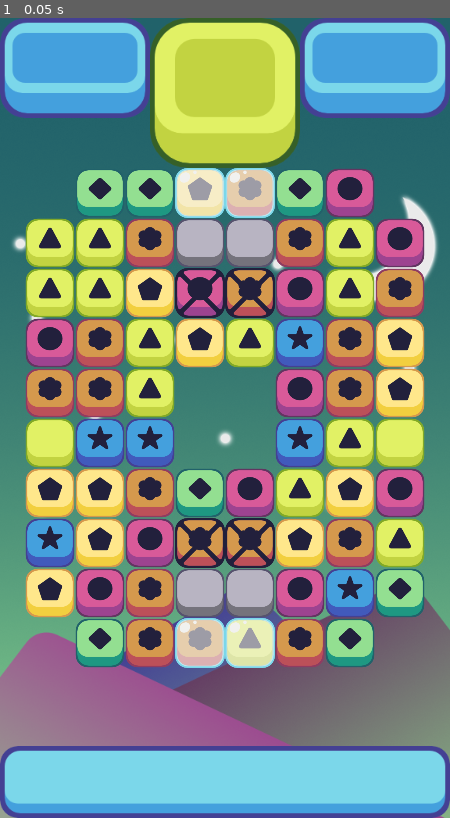
Above: before the commit, frame 1.
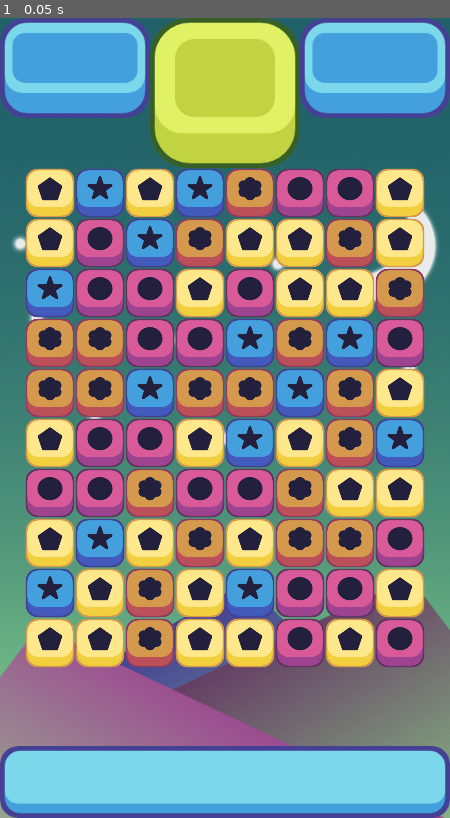
Above: after the commit, the same moment.

Repository: DeXoteric/G_Match3
Game: Godot game, scene res://scenes/GameWIndow.tscn
Same seed, same stepped clock (60 frames per second), same inputs: the game is played once before the commit and once after it.
Inputs:
- Up to frame 1 (0.05 s): no input

The runs differ from the first frame. In frame 1, 37% of the frame differs, in the area x 5-95%, y 18-82%.

Commit message:
Taft Episode 27

Diff:
--- a/G_Match3/scenes/GameWIndow.tscn
+++ b/G_Match3/scenes/GameWIndow.tscn
@@ -44,11 +44,6 @@
 y_start = 800
 offset = 64
 y_offset = 3
-empty_spaces = PoolVector2Array( 0, 0, 7, 0, 0, 9, 7, 9, 3, 4, 3, 5, 4, 4, 4, 5 )
-ice_spaces = PoolVector2Array( 3, 0, 4, 0, 3, 9, 4, 9 )
-lock_spaces = PoolVector2Array( 3, 2, 4, 2, 3, 7, 4, 7 )
-concrete_spaces = PoolVector2Array( 3, 1, 4, 1, 3, 8, 4, 8 )
-slime_spaces = PoolVector2Array( 0, 4, 7, 4 )
 
 [node name="IceHolder" type="Node2D" parent="."]
 script = ExtResource( 5 )
--- /dev/null
+++ b/G_Match3/scenes/levels/Level1.tscn
@@ -0,0 +1,5 @@
+[gd_scene load_steps=2 format=2]
+
+[ext_resource path="res://scenes/GameWIndow.tscn" type="PackedScene" id=1]
+
+[node name="Level1" instance=ExtResource( 1 )]
--- a/G_Match3/scripts/ConcreteHolder.gd
+++ b/G_Match3/scripts/ConcreteHolder.gd
@@ -25,9 +25,10 @@
 	concrete_pieces[board_position.x][board_position.y] = current
 
 func _on_Grid_damage_concrete(board_position):
-	if concrete_pieces[board_position.x][board_position.y] != null:
-		concrete_pieces[board_position.x][board_position.y].take_damage(1)
-		if concrete_pieces[board_position.x][board_position.y].health <= 0:
-			concrete_pieces[board_position.x][board_position.y].queue_free()
-			concrete_pieces[board_position.x][board_position.y] = null
-			emit_signal("remove_concrete", board_position)
+	if concrete_pieces.size() != 0:
+		if concrete_pieces[board_position.x][board_position.y] != null:
+			concrete_pieces[board_position.x][board_position.y].take_damage(1)
+			if concrete_pieces[board_position.x][board_position.y].health <= 0:
+				concrete_pieces[board_position.x][board_position.y].queue_free()
+				concrete_pieces[board_position.x][board_position.y] = null
+				emit_signal("remove_concrete", board_position)
--- a/G_Match3/scripts/Grid.gd
+++ b/G_Match3/scripts/Grid.gd
@@ -17,8 +17,8 @@
 
 var possible_pieces = [
 preload("res://scenes/BluePiece.tscn"),
-preload("res://scenes/GreenPiece.tscn"),
-preload("res://scenes/LightGreenPiece.tscn"),
+#preload("res://scenes/GreenPiece.tscn"),
+#preload("res://scenes/LightGreenPiece.tscn"),
 preload("res://scenes/OrangePiece.tscn"),
 preload("res://scenes/PinkPiece.tscn"),
 preload("res://scenes/YellowPiece.tscn")
@@ -268,13 +268,13 @@
 		if col_matched == 5 or row_matched == 5:
 			print("color bomb")
 			return
-		if col_matched >= 3 and row_matched >= 3:
+		elif col_matched >= 3 and row_matched >= 3:
 			make_bomb(0, current_color)
 			return
-		if col_matched == 4:
+		elif col_matched == 4:
 			make_bomb(1, current_color)
 			return
-		if row_matched == 4:
+		elif row_matched == 4:
 			make_bomb(2, current_color)
 			return
 
--- a/G_Match3/scripts/IceHolder.gd
+++ b/G_Match3/scripts/IceHolder.gd
@@ -23,8 +23,9 @@
 	ice_pieces[board_position.x][board_position.y] = current
 
 func _on_Grid_damage_ice(board_position):
-	if ice_pieces[board_position.x][board_position.y] != null:
-		ice_pieces[board_position.x][board_position.y].take_damage(1)
-		if ice_pieces[board_position.x][board_position.y].health <= 0:
-			ice_pieces[board_position.x][board_position.y].queue_free()
-			ice_pieces[board_position.x][board_position.y] = null
+	if ice_pieces.size() != 0:
+		if ice_pieces[board_position.x][board_position.y] != null:
+			ice_pieces[board_position.x][board_position.y].take_damage(1)
+			if ice_pieces[board_position.x][board_position.y].health <= 0:
+				ice_pieces[board_position.x][board_position.y].queue_free()
+				ice_pieces[board_position.x][board_position.y] = null
--- a/G_Match3/scripts/LockHolder.gd
+++ b/G_Match3/scripts/LockHolder.gd
@@ -25,9 +25,10 @@
 	lock_pieces[board_position.x][board_position.y] = current
 
 func _on_Grid_damage_lock(board_position):
-	if lock_pieces[board_position.x][board_position.y] != null:
-		lock_pieces[board_position.x][board_position.y].take_damage(1)
-		if lock_pieces[board_position.x][board_position.y].health <= 0:
-			lock_pieces[board_position.x][board_position.y].queue_free()
-			lock_pieces[board_position.x][board_position.y] = null
-			emit_signal("remove_lock", board_position)
+	if lock_pieces.size() != 0:
+		if lock_pieces[board_position.x][board_position.y] != null:
+			lock_pieces[board_position.x][board_position.y].take_damage(1)
+			if lock_pieces[board_position.x][board_position.y].health <= 0:
+				lock_pieces[board_position.x][board_position.y].queue_free()
+				lock_pieces[board_position.x][board_position.y] = null
+				emit_signal("remove_lock", board_position)
--- a/G_Match3/scripts/SlimeHolder.gd
+++ b/G_Match3/scripts/SlimeHolder.gd
@@ -25,9 +25,10 @@
 	slime_pieces[board_position.x][board_position.y] = current
 
 func _on_Grid_damage_slime(board_position):
-	if slime_pieces[board_position.x][board_position.y] != null:
-		slime_pieces[board_position.x][board_position.y].take_damage(1)
-		if slime_pieces[board_position.x][board_position.y].health <= 0:
-			slime_pieces[board_position.x][board_position.y].queue_free()
-			slime_pieces[board_position.x][board_position.y] = null
-			emit_signal("remove_slime", board_position)
+	if slime_pieces.size() != 0:
+		if slime_pieces[board_position.x][board_position.y] != null:
+			slime_pieces[board_position.x][board_position.y].take_damage(1)
+			if slime_pieces[board_position.x][board_position.y].health <= 0:
+				slime_pieces[board_position.x][board_position.y].queue_free()
+				slime_pieces[board_position.x][board_position.y] = null
+				emit_signal("remove_slime", board_position)
